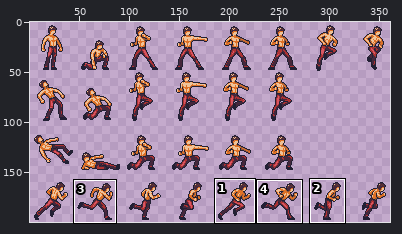
Sprite sheet: res/player.png. Above: a wide view before the commit, with the close-up outlined.
Close-up. As it was:
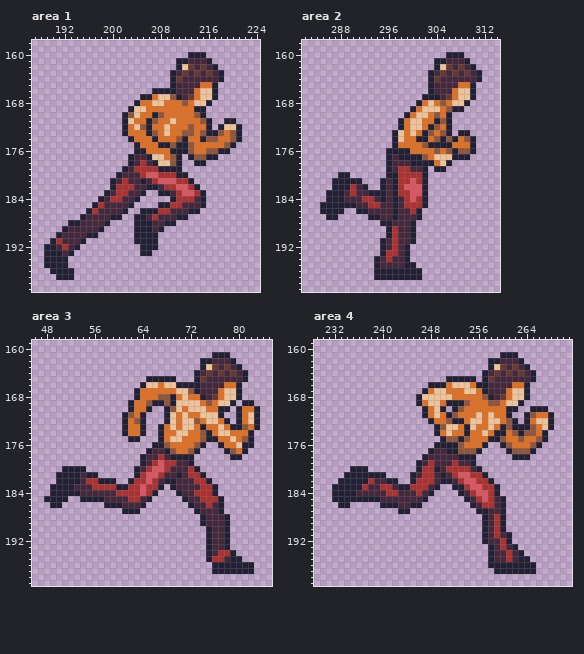
The file is 368x200 pixels. Shown: area 1: x 187..224, y 158..199; area 2: x 282..314, y 158..199; area 3: x 46..85, y 159..199; area 4: x 229..271, y 159..199. The wide view leaves out empty margins. The commit also changed other parts of the picture, which this record leaves out.
Now the later version:
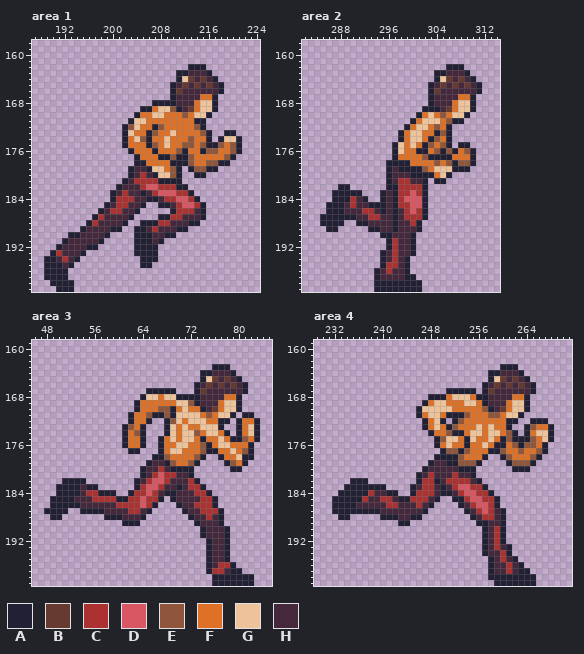
Palette (. is transparent): A #222034  B #663931  C #ac3232  D #d95763  E #8f563b  F #df7126  G #eec39a  H #45283c
Edits made:
Changed rows in their new state; - is an unchanged pixel.
Area 1:
first column x 189:
160 ------------------------...------
161 ----------------------......-----
162 ----------------------..AAA..----
163 ---------------------.AA-H-A..---
164 ---------------------.AGB-B-A.---
165 -----------------------B-BHBHA---
166 ------------------...-B--HHHHA---
167 ----------------.....AH-HHFF-----
168 ---------------...AAAAHHHF-GA----
169 --------------..AA-GGEAHBFGGA----
170 -------------..A--GG---E-GGA-----
171 -------------.AGGFF--F---AA.--..-
172 --------------E-FFAEF---FEA.-....
173 --------------G-----FG-FF---..AA.
174 -------------AFGEAF-G-FFE-FA.AGG-
175 -------------AFF-AEFGFFE--EAAEFEA
176 --------------AFF-A--FE-F-A--FFEA
177 --------------.AFFFAA--AEFFFFFEA-
178 --------------.AAFFFFA-AEFFEEAA--
179 -------------.AHHAGGFE--AEEAA----
180 ------------..A--HAGGE-.-AA------
181 -----------..A-CCC-AAAA..--------
182 -----------.AHH-CDDC--AA..-------
183 ----------.AH----HCDDD-CA..------
184 ---------..A-CCHHAAHCCDD-A.------
185 --------..A-CCHHA----H-DDC-------
186 -------..A-CCHHA.....ACCCHA------
187 ------..AC-HHHA....AACCHHHA------
188 ----...AC-HHHA-.--ACCHHHAA-------
189 ---...A--HHAA----HCHHHAA---------
190 --..AA-HHHA-------HHAA-----------
191 -..A--HHHA--------HA-------------
192 ..AH-HHAA------A-----------------
193 .-C-HHA--------A--A--------------
194 --HCHA----------AAA--------------
195 ---HA-----------AA---------------
196 A---.----------------------------
197 AA--.----------------------------
198 -AAAA----------------------------
199 --AAA----------------------------
Area 2:
first column x 285:
160 ---------------------...---
161 -------------------......--
162 -------------------..AAA..-
163 ------------------.AA-H-A..
164 ------------------.AGB-B-A.
165 --------------------B-BHBHA
166 -------------------B--HHHHA
167 -----------------.-H-HHFF--
168 ----------------..AHHHF-GA-
169 ---------------..AAAHBFGGA-
170 --------------..AFGFEFGGA--
171 -------------..AFGGGFEAA---
172 -------------.AF-GF--------
173 ------------.A--GFFA---..--
174 ------------.A-GGFA-FA....-
175 -------------G-G-AEFE-.AA.-
176 -----------.-GF-AA--A--F---
177 -----------.AFFFF-AAAAFFFA-
178 ------------AAAFFFFEFEAEEA-
179 -------------AAAAEFGGGAAA--
180 ---..-------HHHAA-AFGA-----
181 --.....---.AH--HH--AA------
182 --.--...--.A--CCC----------
183 -.--AAA...------C----------
184 -.--AC-A..---CD-D----------
185 .---HC--AAA--C-DD----------
186 .---HHHCC-A---CDCA---------
187 A--AAAHHCC----CCCA---------
188 AAAA--AAHHHHA--CA----------
189 -AA-----AAHHA--HA----------
190 ----------A-H--------------
191 ----------.A---------------
192 ----------.A--HA-----------
193 -----------H--HA-----------
194 ---------.AHC--------------
195 ---------.ACC--.-----------
196 ----------HCHH-..----------
197 ----------HHHH--.----------
198 ---------AAAAAAAA----------
199 ---------AAAAAAAA----------
Area 3:
first column x 48:
161 ----------------------------...-----
162 --------------------------......----
163 --------------------------..AAA..---
164 -------------------------.AA-H-A..--
165 -----------------.....---.AGB-B-A.--
166 ----------------.........--B-BHBHA--
167 ---------------..AAAAA...-B--HHHHA--
168 ---------------.AGGFGGAAAAH-HHFF----
169 --------------.A-FFFFF--EAHHHF-GA..-
170 --------------.A-FFEEAFGFFAHBFGG-...
171 -------------.A-FEAAEAG-GGFEFGGA.AA.
172 -------------.AFFA---EGF-GGFFA----F-
173 --------------E----.A---F-GGGA..-FG-
174 ---------------E---.AGF-GEFGGFA.A-GA
175 -------------AFFA-----FGG-AFFG-AA-FA
176 -------------AFFA-.-F-GG-FEAFGG-FF--
177 --------------AA-..AFGG-FFEAAFFG-EA-
178 ----------------..AAEFFFFEA--AFFGAA-
179 ----------------.AHHAEFFEA----AEFA--
180 ---....--------.AHHCHAAAA.-----AA---
181 --.......------.AHCDCCH-A..---------
182 --.---A.....--.AHCDDCH--CA..--------
183 -.---A-AA......ACDDCHHA-CCA..-------
184 -.-----CCAAA..A-CDCHAAH----A.-------
185 .---AHHHCCCCAA--DCCA-AHH----A.------
186 ---AAAHHHHHHCCCCDCA---AHHCC-A.------
187 AAAA--AAAAHHHHCCHA-----AHHCCC-------
188 -AA-------AAAHHHA-------AHHC-A.-----
189 -------------AAA---------AH--A.-----
190 --------------------------AH--------
191 --------------------------AH--------
194 -----------------------------HA.----
195 ----------------------------HHA..---
196 ---------------------------AHCC-...-
197 ---------------------------ACCH--..-
198 ----------------------------AAAAAAA-
199 ----------------------------AAAAAAA-
Area 4:
first column x 232:
161 ----------------------------...------
162 --------------------------......-----
163 --------------------------..AAA..----
164 -------------------------.AA-H-A..---
165 -------------------.....-.AGB-B-A.---
166 ----------------.........--B-BHBHA---
167 ---------------....AAAAA.-B--HHHHA---
168 --------------..AAAFGGG-AAH-HHFF-----
169 --------------.AF-GFFFGG-AHHHF-GA----
170 --------------AGG-GGFF---EAHBFGGA...-
171 --------------AFG---AAE-F-EE-GGA.....
172 ---------------AFGA.-E-FF-FF-A--.AAA.
173 ---------------AFGFAE-FFG---FA..---F-
174 ----------------AF-EAAFGGFGGFEA.AFGGA
175 -----------------AEGGFAG--GFAEAAAEFGA
176 ------------------FGFFA--GFA-FEAE-FA-
177 ----------------..AEEA-FFFAAEFF-FFEA-
178 ---------------..AAAAEFFFA--AEFFFEA--
179 --------------..A--AAEEEA----AEEEA---
180 ---...--------.AHH-HHAAA.-----AAA----
181 --.......----.AH--H--HHA..-----------
182 -..---.....--.A--AHCC-CHA..----------
183 ..---AAAA....AH-CHAHCDDCCA..---------
184 .---AAC--AA..A-CCHAAHCDDCCA.---------
185 -----CHHCC-AACCCHA--AACDDC-A.--------
186 A--AHHHHHCC--HCHA----AHCDD-A.--------
187 AAAAAAAAHHHHHHHA------AHCDC----------
188 -AA-----AAAHHAA--------AHCCH---------
189 -----------AA-----------A--H---------
191 ----------------------------A.-------
192 ---------------------------CA.-------
193 -------------------------AHCHA.------
194 -------------------------AH-CA..-----
195 ----------------------------CHA..----
196 ---------------------------HHCH-..---
197 --------------------------AHHCH--.---
198 --------------------------AAAAAAAA---
199 ---------------------------AAAAAAA---
Pixel boxes of the changes (left, top, right, bottom) in both close-ups:
changed: (44, 52, 242, 292)
changed: (320, 52, 482, 292)
changed: (44, 352, 260, 586)
changed: (332, 352, 554, 586)
